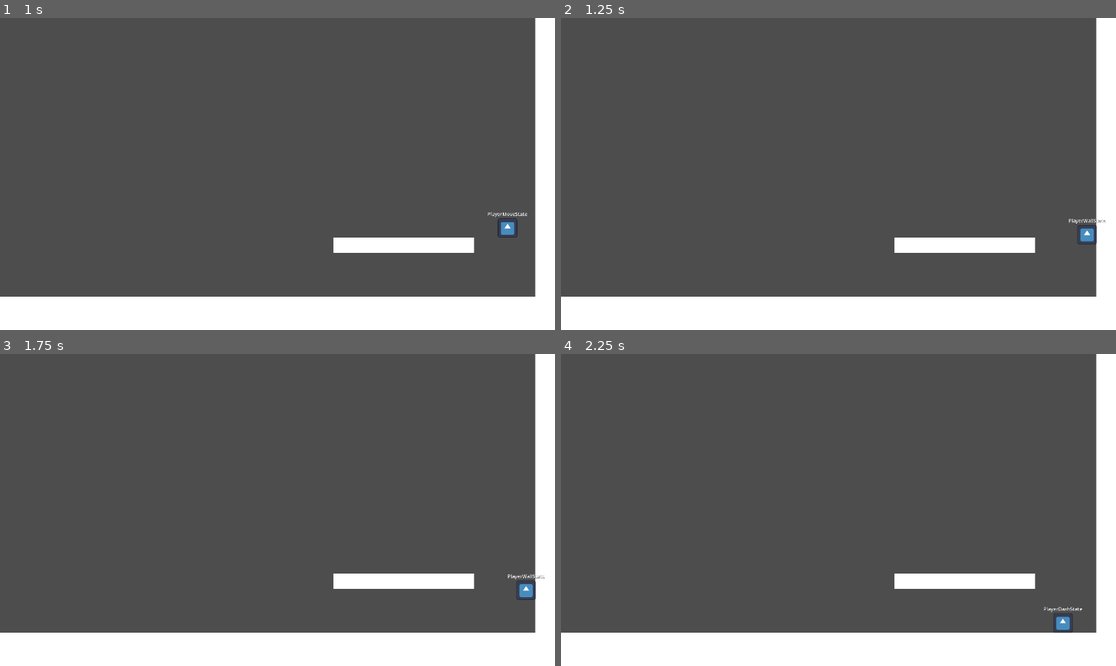
Above: before the commit, frames 1-4 (two rows, left to right).
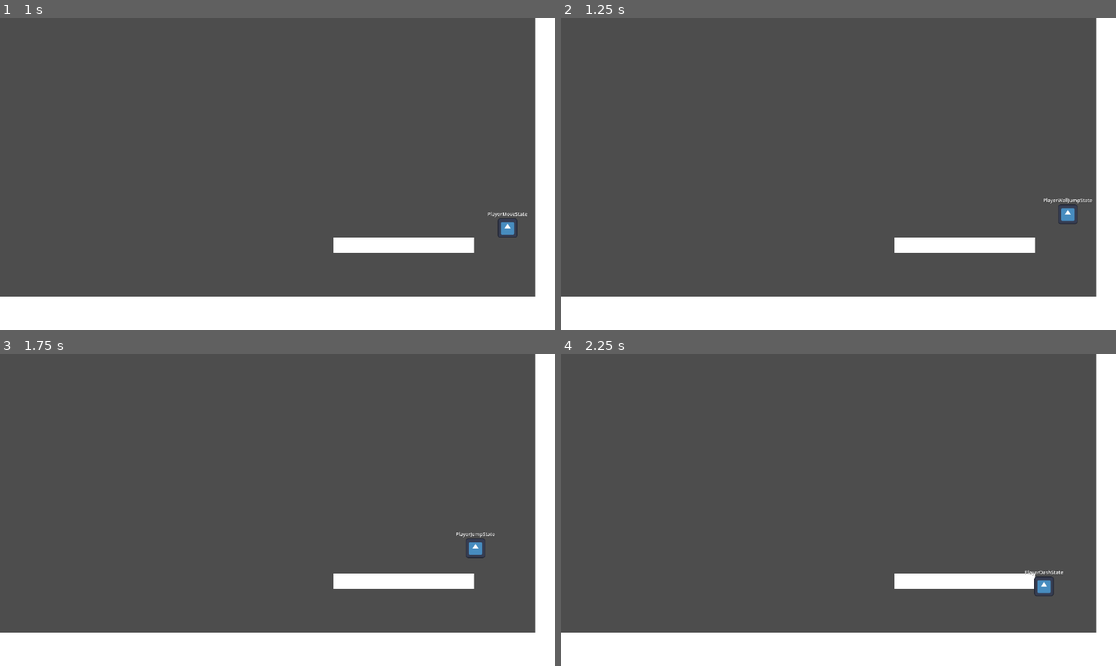
Above: after the commit, the same moments.

Repository: ReusableChopsticks/Platformer2024
Game: Godot game, scene res://scenes/environment/level.tscn
The game is run twice, just before and just after one commit, with the same random seed, the same clock (stepped at 60 frames per second) and the same inputs. The engine's default icon, where the game draws it, is replaced by a stand-in: a white triangle on a blue panel in a dark square.
Inputs:
- Up to frame 1 (1 s): hold Right (right) from 0.53 s (still down); hold Z (dash) from 0.53 s (still down); tap Space (jump) at 0.77, 0.8 s
- Up to frame 2 (1.25 s): keep holding Right (right); keep holding Z (dash); tap Space (jump) at 1.07 s
- Up to frame 3 (1.75 s): keep holding Right (right); release Z (dash) at 1.28 s; tap Space (jump) at 1.35, 1.52 s; tap Z (dash) at 1.55 s
- Up to frame 4 (2.25 s): tap Space (jump) at 1.82 s; release Right (right) at 2.03 s; hold A (left) from 2.03 s (still down); hold Z (dash) from 2.03 s (still down)

Frame 1 is identical in both runs. In frame 2, 0.4% of the frame differs, in the area x 86-99%, y 57-73%; in frame 3, 0.4%; in frame 4, 0.4%.

Commit message:
wall jump added

Diff:
--- a/scenes/player/PlayerJumpState.gd
+++ b/scenes/player/PlayerJumpState.gd
@@ -45,9 +45,9 @@
 	player.move_and_slide()
 
 
-	if (grounded()):
+	if grounded():
 		transitioned.emit(self, "PlayerMoveState")
-	elif (dash()):
+	elif dash():
 		transitioned.emit(self, "PlayerDashState")
 	elif wall():
 		transitioned.emit(self, "PlayerWallState")
--- a/scenes/player/PlayerMoveState.gd
+++ b/scenes/player/PlayerMoveState.gd
@@ -34,3 +34,5 @@
 		transitioned.emit(self, "PlayerDashState")
 	elif wall():
 		transitioned.emit(self, "PlayerWallState")
+	elif wall_jump():
+		transitioned.emit(self, "PlayerWallJumpState")
--- a/scenes/player/PlayerState.gd
+++ b/scenes/player/PlayerState.gd
@@ -58,6 +58,10 @@
 	return player.is_on_wall_only() and Input.get_axis("left", "right")
 
 func wall_jump():
-	var val = true
+	# check if either grace or buffer is active
+	if (Input.is_action_just_pressed("jump")):
+		return player.wall_jump_grace_timer.time_left > 0
+	else:
+		return player.wall_jump_buffer_timer.time_left > 0 and player.is_on_wall_only()
 
 #endregion
--- a/scenes/player/PlayerWallJumpState.gd
+++ b/scenes/player/PlayerWallJumpState.gd
@@ -1,8 +1,59 @@
 extends PlayerState
 class_name PlayerWallJumpState
 
-func ready():
-	pass
+@export var wall_jump_force: int = -300
+@export_range(0, 1.0) var wall_jump_time: float = 0.2
+@export_range(0, 1.0) var jump_apex_mult: float = 0.7
+@export_range(1, 3) var jump_release_mult: float = 2
+
+var is_peak_reached: bool = false
+var is_jump_released: bool = false
+var in_uncontrolled_jump := true
+
+func exit_uncontrolled_jump():
+	in_uncontrolled_jump = false
+
+func enter():
+	in_uncontrolled_jump = true
+	get_tree().create_timer(wall_jump_time).timeout.connect(exit_uncontrolled_jump)
+	player.velocity.y = wall_jump_force
+	player.velocity.x = wall_jump_force * -player.get_wall_normal().x
 
 func physics_update(delta: float):
-	pass
+	if in_uncontrolled_jump:
+		player.move_and_slide()
+		return
+
+	# left and right movement
+	if (Input.get_axis("left", "right")):
+		move_x(delta, player.air_move_mult)
+	else:
+		friction_x(delta, player.air_friction_mult)
+
+	if (!is_jump_released and !Input.is_action_pressed("jump")):
+		is_jump_released = true
+
+	# update jump peak reached flag based on y velocity
+	# apex multiplier will be applied when y velocity is above 0 and below 100
+	if (!is_peak_reached):
+		is_peak_reached = player.velocity.y > 0
+	else:
+		is_peak_reached = player.velocity.y < 100
+
+	# apply gravity multiplier after jump peak is reached
+	# makes gravity lighter so the jump feels bouncier
+	var _release_mult = jump_release_mult if is_jump_released else 1.0
+	if (is_peak_reached):
+		apply_gravity(delta, jump_apex_mult * _release_mult)
+	else:
+		apply_gravity(delta, _release_mult)
+
+	player.move_and_slide()
+
+
+	if grounded():
+		transitioned.emit(self, "PlayerMoveState")
+	elif dash():
+		transitioned.emit(self, "PlayerDashState")
+	elif wall():
+		transitioned.emit(self, "PlayerWallState")
--- a/scenes/player/PlayerWallState.gd
+++ b/scenes/player/PlayerWallState.gd
@@ -14,5 +14,7 @@
 	player.velocity.y = Calc.approach(player.velocity.y, wall_slide_speed, wall_slide_accel * delta)
 	player.move_and_slide()
 
-	if (!wall()):
+	if !wall():
 		transitioned.emit(self, "PlayerMoveState")
+	elif wall_jump():
+		transitioned.emit(self, "PlayerWallJumpState")
--- a/scenes/player/player.gd
+++ b/scenes/player/player.gd
@@ -38,6 +38,8 @@
 
 @onready var jump_grace_timer: Timer = $Timers/JumpGraceTimer
 @onready var jump_buffer_timer: Timer = $Timers/JumpBufferTimer
+@onready var wall_jump_grace_timer: Timer = $Timers/WallJumpGraceTimer
+@onready var wall_jump_buffer_timer: Timer = $Timers/WallJumpBufferTimer
 #endregion
 
 # initial value calculations
@@ -52,6 +54,10 @@
 		jump_grace_timer.start()
 	if Input.is_action_just_pressed("jump"):
 		jump_buffer_timer.start()
+	if is_on_wall_only():
+		wall_jump_grace_timer.start()
+	if Input.is_action_just_pressed("jump"):
+		wall_jump_buffer_timer.start()
 
 
 	# update what direction player is currently facing
--- a/scenes/player/player.tscn
+++ b/scenes/player/player.tscn
@@ -71,3 +71,11 @@
 [node name="JumpBufferTimer" type="Timer" parent="Timers"]
 wait_time = 0.2
 one_shot = true
+
+[node name="WallJumpGraceTimer" type="Timer" parent="Timers"]
+wait_time = 0.2
+one_shot = true
+
+[node name="WallJumpBufferTimer" type="Timer" parent="Timers"]
+wait_time = 0.2
+one_shot = true
